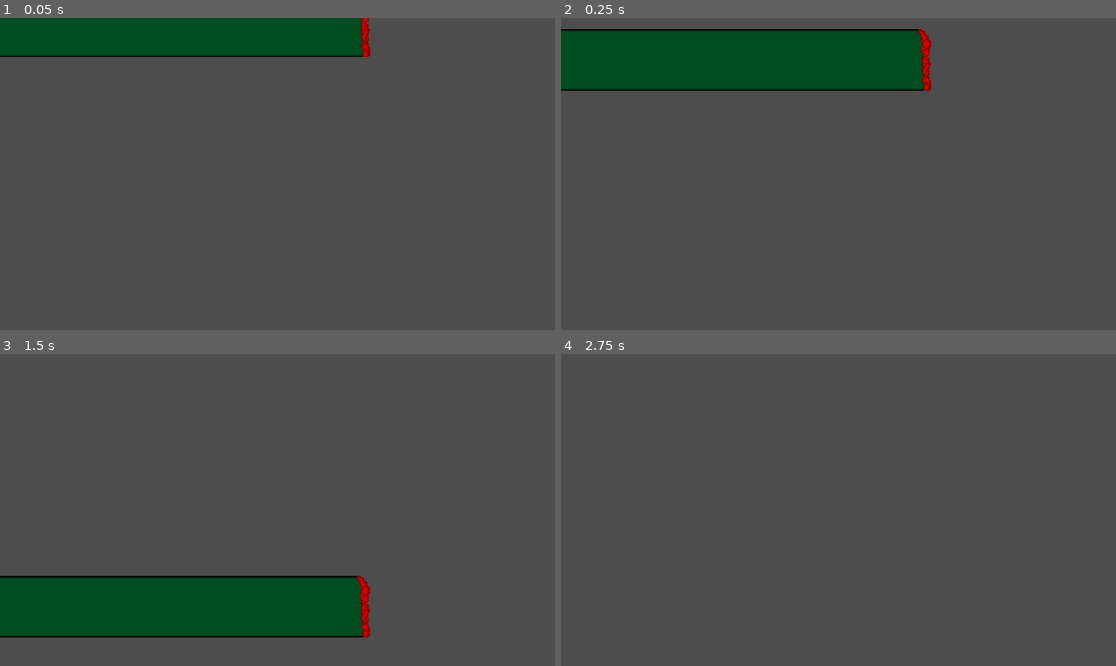
Above: before the commit, frames 1-4 (two rows, left to right).
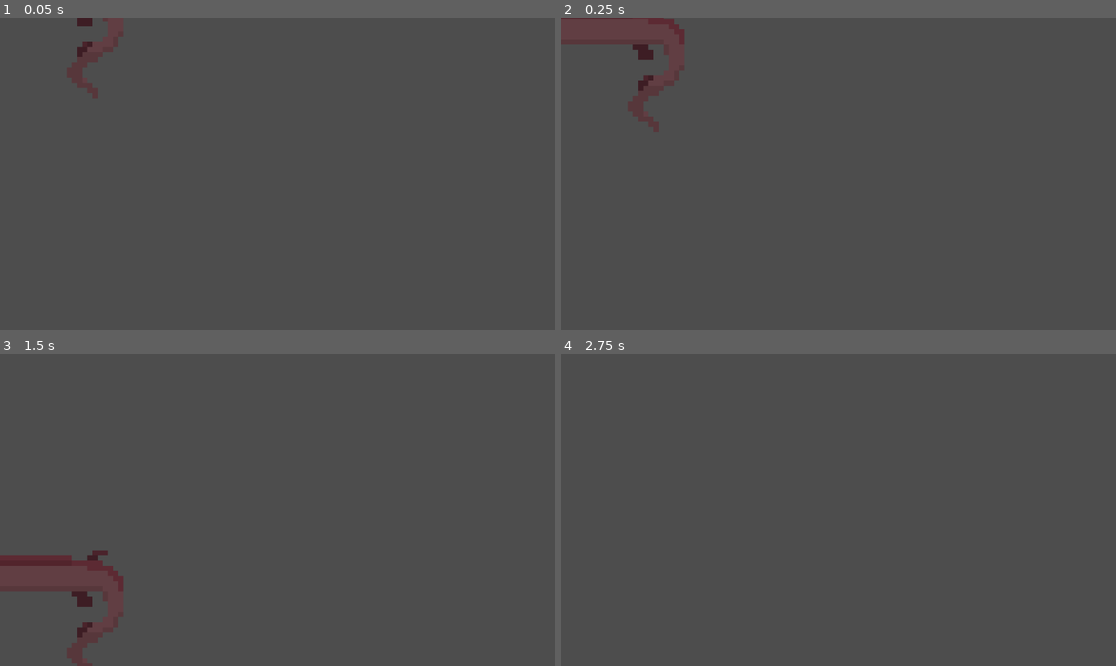
Above: after the commit, the same moments.

Repository: jschavey/bubble-ggj2025
Game: Godot game, scene res://fish.tscn
Two runs of this game, one before a commit and one after it. Both use one fixed random seed, a clock stepped at 60 frames per second and the inputs below. This scene is started directly instead of the project's main scene.
Inputs:
- Up to frame 1 (0.05 s): no input
- Up to frame 2 (0.25 s): no input
- Up to frame 3 (1.5 s): tap Enter at 0.5 s; hold C (move_right_3) 0.53-1.28 s; tap Q (move_left_2) at 0.6 s; hold Z (move_left_3) from 1.28 s (still down); tap E (move_right_2) at 1.35 s
- Up to frame 4 (2.75 s): release Z (move_left_3) at 2.03 s; hold C (move_right_3) from 2.03 s (still down); tap Q (move_left_2) at 2.1 s

The runs differ from the first frame. In frame 1, 8.3% of the frame differs, in the area x 0-67%, y 0-13%; in frame 2, 13%; in frame 3, 14%, in the area x 0-67%, y 63-91%; in frame 4, nothing differs.

Commit message:
adjustments for case sensitive systems

Diff:
--- a/fish.tscn
+++ b/fish.tscn
@@ -1,9 +1,10 @@
-[gd_scene load_steps=5 format=3 uid="uid://blykvyyi73fj6"]
+[gd_scene load_steps=6 format=3 uid="uid://blykvyyi73fj6"]
 
 [ext_resource type="Script" path="res://fish.gd" id="1_uqrys"]
 [ext_resource type="Texture2D" uid="uid://gqib6jfbgwp2" path="res://Anglerfish.png" id="2_lh3m4"]
 [ext_resource type="Texture2D" uid="uid://ba4k7rcilc3mn" path="res://Viperfish.png" id="3_t3rle"]
 [ext_resource type="Texture2D" uid="uid://cy6rferi3xyc4" path="res://AlvinPlesiosaur.png" id="4_t2xni"]
+[ext_resource type="Texture2D" uid="uid://bm2unmy5b0wo1" path="res://GiantGoblinShark.png" id="5_jus8w"]
 
 [node name="Node2D" type="Node2D"]
 
@@ -11,6 +12,6 @@
 
 [node name="Area2D" type="Area2D" parent="."]
 script = ExtResource("1_uqrys")
-fish_textures = Array[Texture2D]([ExtResource("2_lh3m4"), ExtResource("3_t3rle"), ExtResource("4_t2xni")])
+fish_textures = Array[Texture2D]([ExtResource("2_lh3m4"), ExtResource("3_t3rle"), ExtResource("4_t2xni"), ExtResource("5_jus8w")])
 
 [node name="CollisionPolygon2D" type="CollisionPolygon2D" parent="Area2D"]
--- a/main.gd
+++ b/main.gd
@@ -2,11 +2,11 @@
 
 @export var num_bubbles: int = 6
 @export var obstacle_spawn_interval: float = 1.0
-@export var obstacle_scene = preload("res://Obstacle.tscn")
+@export var obstacle_scene = preload("res://obstacle.tscn")
 
-@onready var bubble_scene = preload("res://Bubble.tscn")
+@onready var bubble_scene = preload("res://bubble.tscn")
 
-@export var fish_scene = preload("res://Fish.tscn")  # Add the fish scene
+@export var fish_scene = preload("res://fish.tscn")  # Add the fish scene
 @export var fish_spawn_interval: float = 10.0  # Interval to spawn fish
 
 @onready var score_label = $ScoreLabel  # Access the ScoreLabel node
Binary file added: GiantGoblinShark.png
Not shown, added: GiantGoblinShark.png.import
Not shown, added: export_presets.cfg
Not shown, added: BubbleGGJ2025.pck
Not shown, added: BubbleGGJ2025.sh
Not shown, added: BubbleGGJ2025.x86_64
